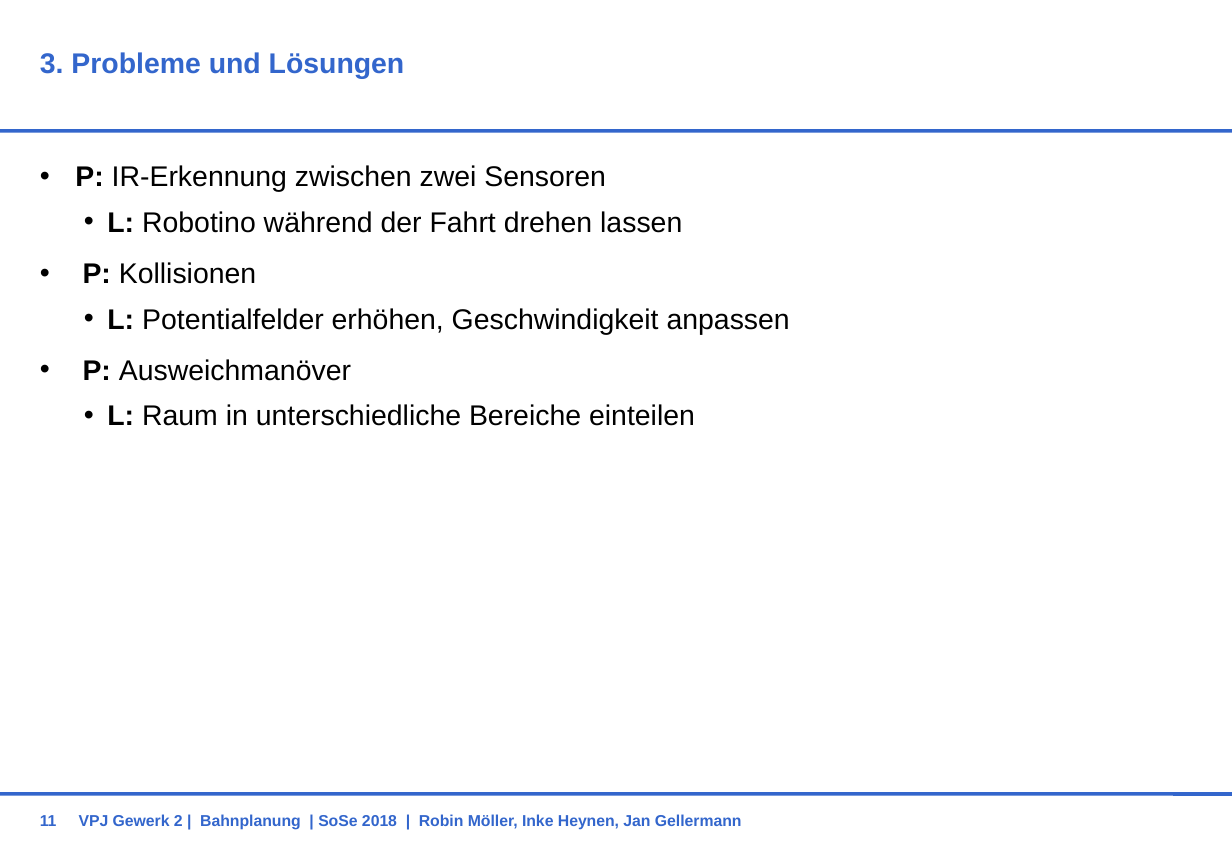
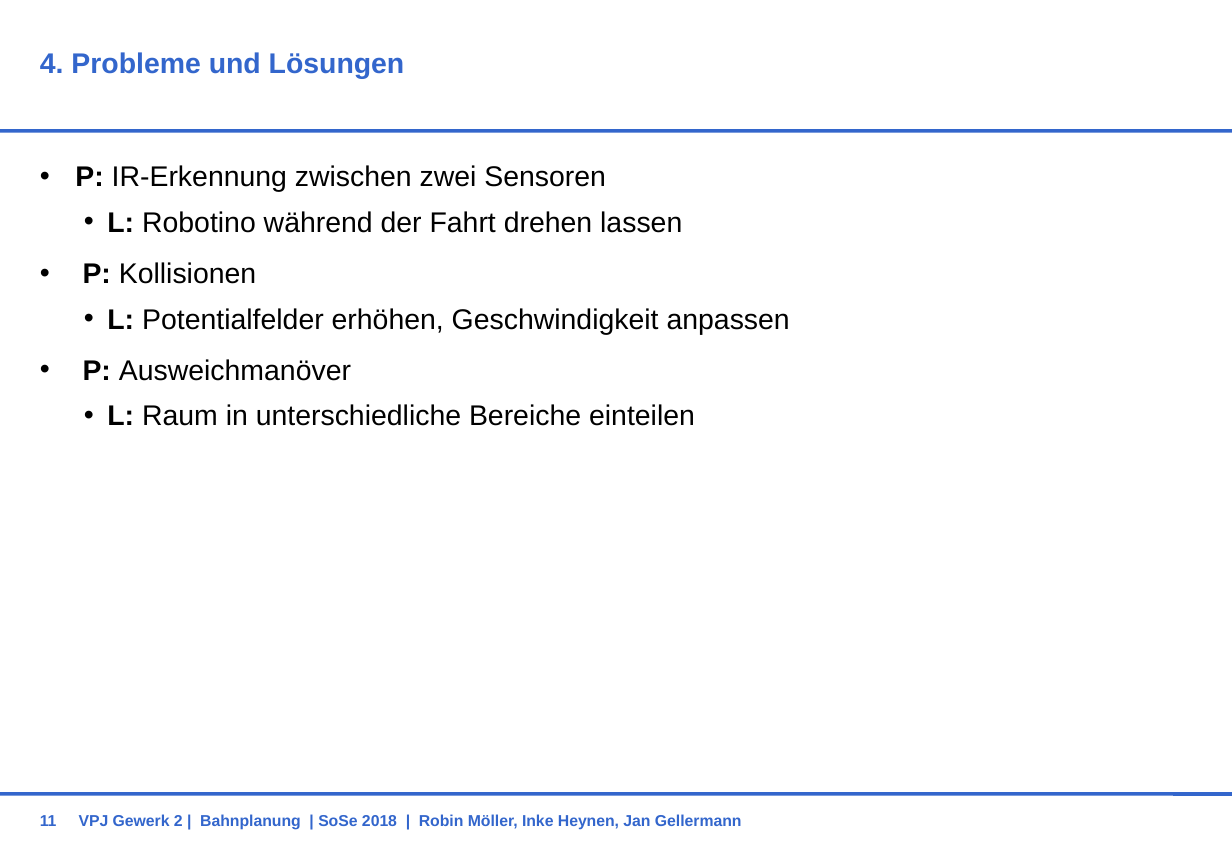
Before and after one commit to RobinMoeller/VPJ-Gewerk-2, a slide deck: slide 11 of Präsentationen/Endpräsi.pptx. Drawn at 1232x853 pixels with LibreOffice and Linux fonts; fonts in the diff are those of the drawing; background and template pictures are left out. Boxes give left, top, right and bottom in pixels: in the first picture for what was removed or moved away, otherwise in the second. Text is boxed around its words. In the diff, an @@ line names an element or a change of style, - is before the commit and + after.

```diff
--- a/Präsentationen/Endpräsi.pptx
+++ b/Präsentationen/Endpräsi.pptx
@@ title at (x1=40, y1=52, x2=405, y2=79): text changed @@
-3. Probleme und Lösungen
+4. Probleme und Lösungen
```
Also in this commit, not shown: 3 other slides changed, 1 other file.
